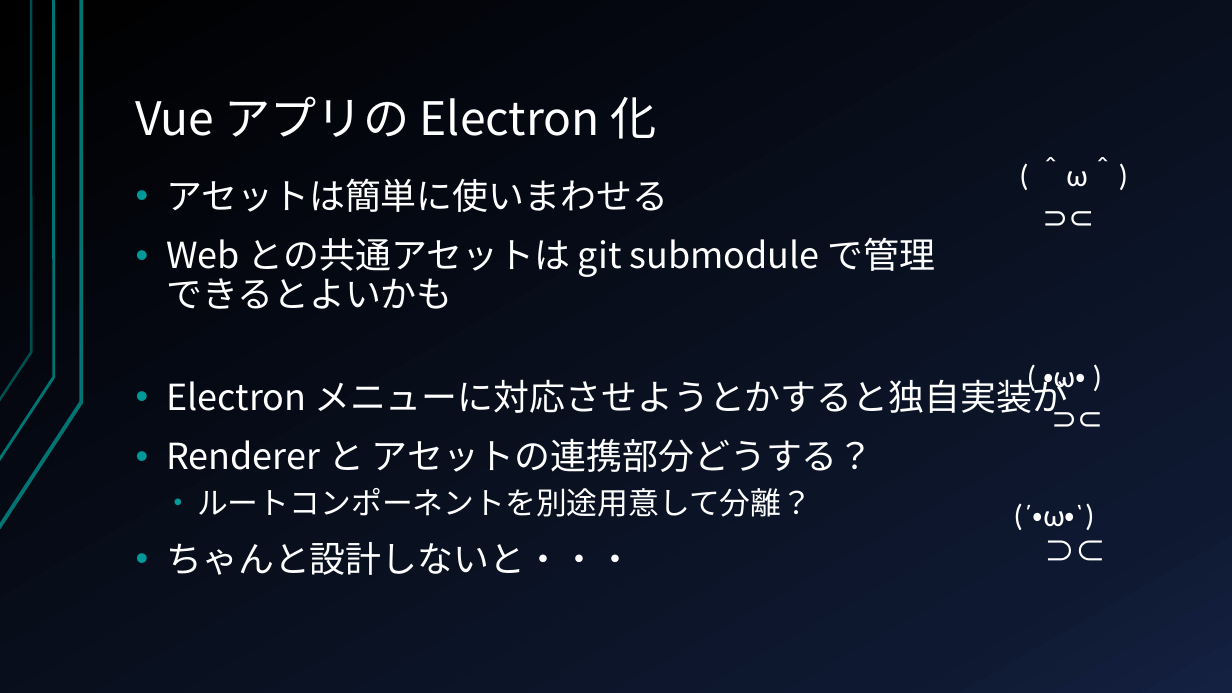
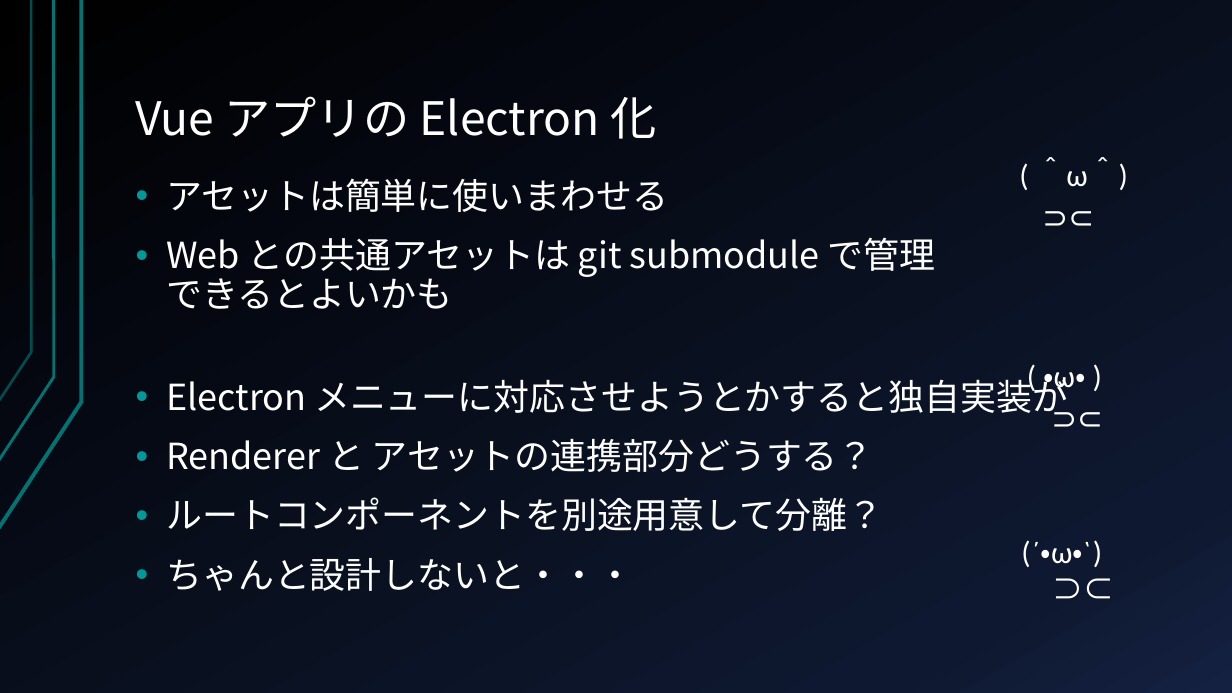
Before and after one commit to kondoumh/electron-study, a slide deck: slide 28 of slide/Electron_in-house_presentation.pptx. Drawn at 1232x693 pixels with LibreOffice and Linux fonts; fonts in the diff are those of the drawing. Boxes give left, top, right and bottom in pixels: in the first picture for what was removed or moved away, otherwise in the second. Text is boxed around its words. In the diff, an @@ line names an element or a change of style, - is before the commit and + after.

```diff
--- a/slide/Electron_in-house_presentation.pptx
+++ b/slide/Electron_in-house_presentation.pptx
@@ text at [166, 497, 883, 531]: size 24 to 28 pt in "ルートコンポーネントを別途用意して分離？"; list level 2 to 1 in "ルートコンポーネントを別途用意して分離？" @@
@@ text "(´・ω・`) ⊃⊂": place and size @@
-text "(´・ω・`) ⊃⊂" at [1014, 503, 1095, 530]
+text "(´・ω・`) ⊃⊂" at [1021, 540, 1102, 567]
```
Also in this commit, not shown: 2 other slides changed, 1 slide added.
